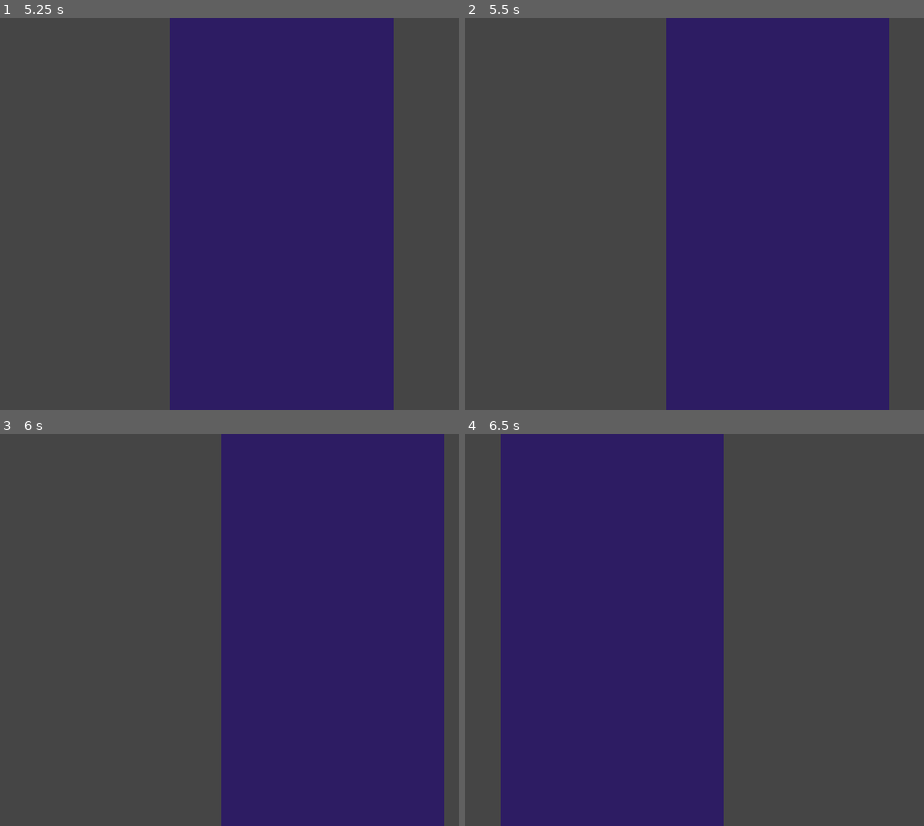
Above: before the commit, frames 1-4 (two rows, left to right).
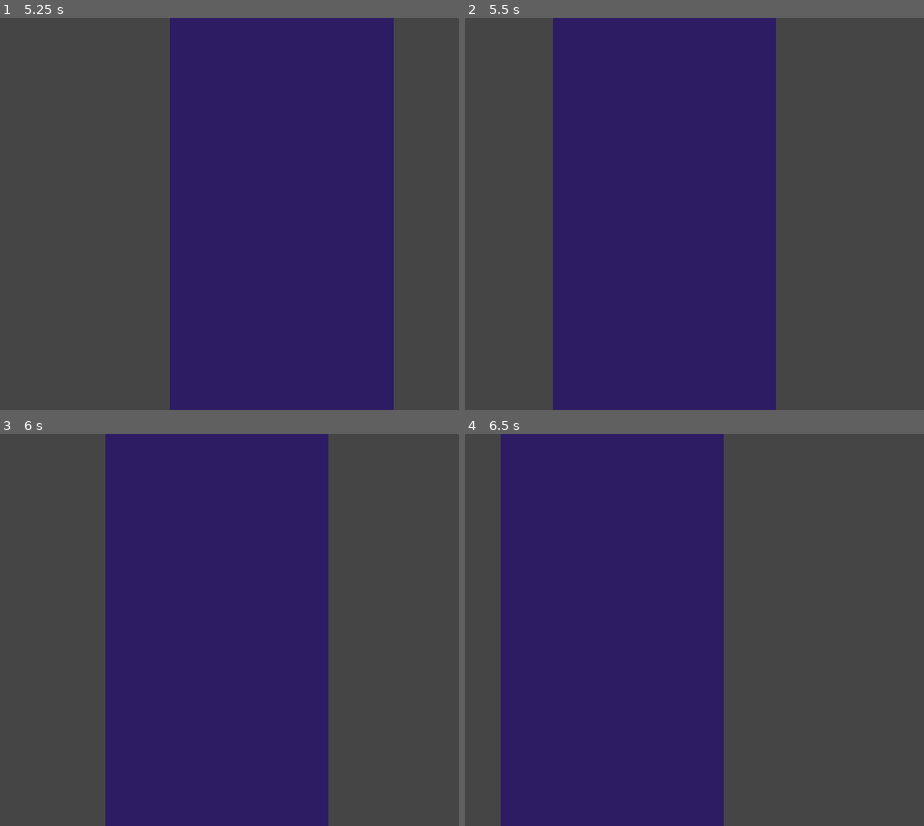
Above: after the commit, the same moments.

Repository: crissoll/Fail-Safe-Game-Jam
Game: Godot game, scene res://scenes/levels/basic_level.tscn
Two runs of this game, one before a commit and one after it. Both use one fixed random seed, a clock stepped at 60 frames per second and the inputs below.
Inputs:
- Up to frame 1 (5.25 s): tap Enter (ui_accept) at 0.5, 0.77, 1.52, 3.02, 3.77, 4.52 s; hold Right (ui_right) 0.53-1.28 s; hold Left (ui_left) 1.28-2.03 s; hold Right (ui_right) 2.03-3.53 s; hold Left (ui_left) from 3.53 s (still down)
- Up to frame 2 (5.5 s): keep holding Left (ui_left)
- Up to frame 3 (6 s): release Left (ui_left) at 5.78 s; hold Right (ui_right) from 5.78 s (still down)
- Up to frame 4 (6.5 s): keep holding Right (ui_right); tap Enter (ui_accept) at 6.02 s

Frame 1 is identical in both runs. In frame 2, 49% of the frame differs, in the area x 19-93%, y 0-100%; in frame 3, 50%, in the area x 22-97%, y 0-100%; in frame 4, nothing differs.

Commit message:
wall fix

Diff:
--- a/first-prototype----dropper-/scenes/levels/basic_level.tscn
+++ b/first-prototype----dropper-/scenes/levels/basic_level.tscn
@@ -22,7 +22,7 @@
 gravity_scale = 0.0
 camera_change_speed = 600.0
 
-[node name="Fixed Obstacles" type="TileMapLayer" parent="." unique_id=1618841191]
+[node name="FixedObstacles" type="TileMapLayer" parent="." unique_id=1618841191]
 tile_set = SubResource("TileSet_u25ut")
 
 [node name="obstacles" type="Node2D" parent="." unique_id=1045298879]
--- a/first-prototype----dropper-/scenes/levels/empty_level.tscn
+++ b/first-prototype----dropper-/scenes/levels/empty_level.tscn
@@ -34,8 +34,8 @@
 
 [node name="LeftWall" type="StaticBody2D" parent="." unique_id=674436663]
 position = Vector2(-200, 0)
-collision_layer = 8
-collision_mask = 0
+collision_layer = 2
+collision_mask = 8
 
 [node name="CollisionShape2D" type="CollisionShape2D" parent="LeftWall" unique_id=1805657116]
 rotation = 1.5707964
